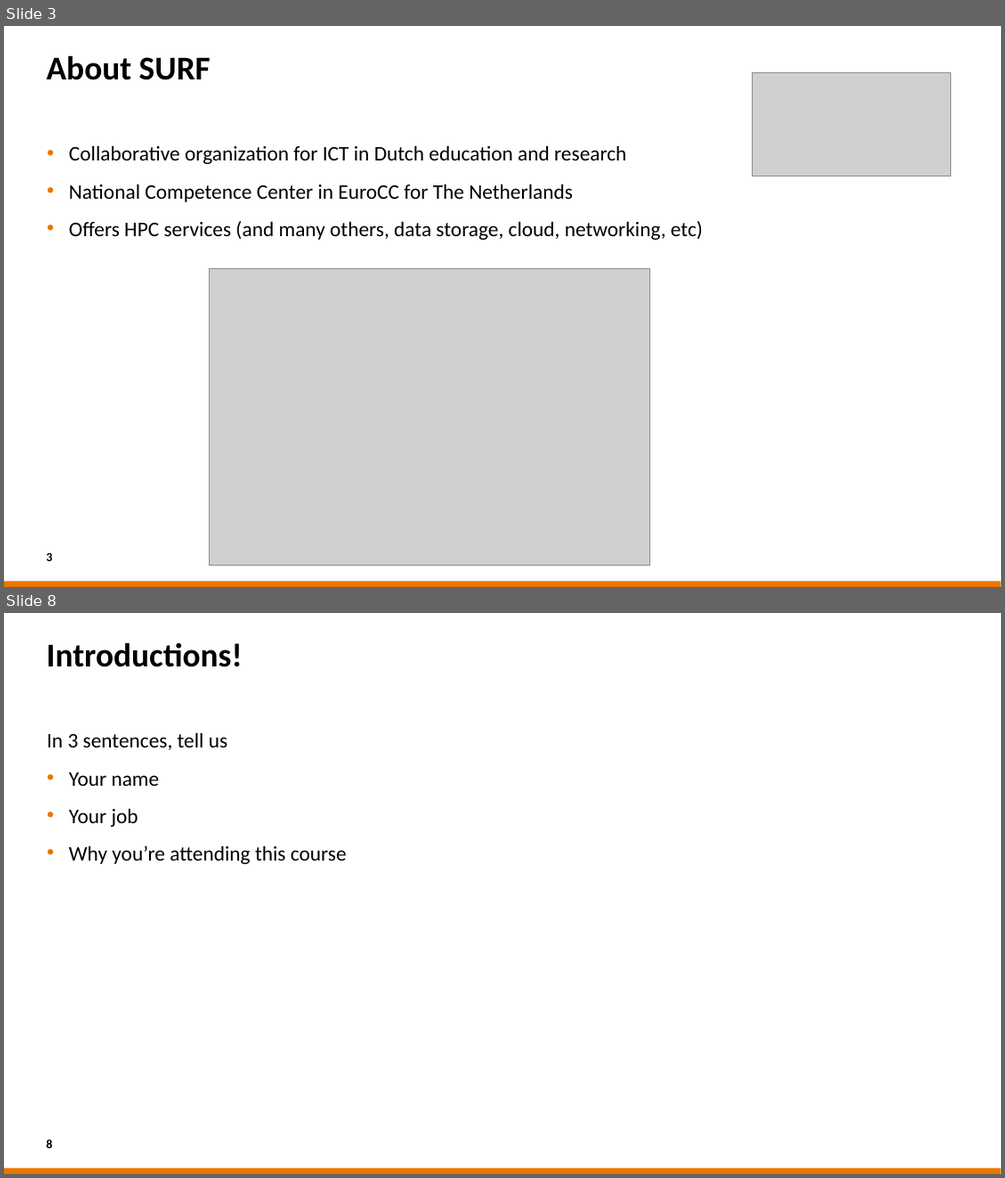
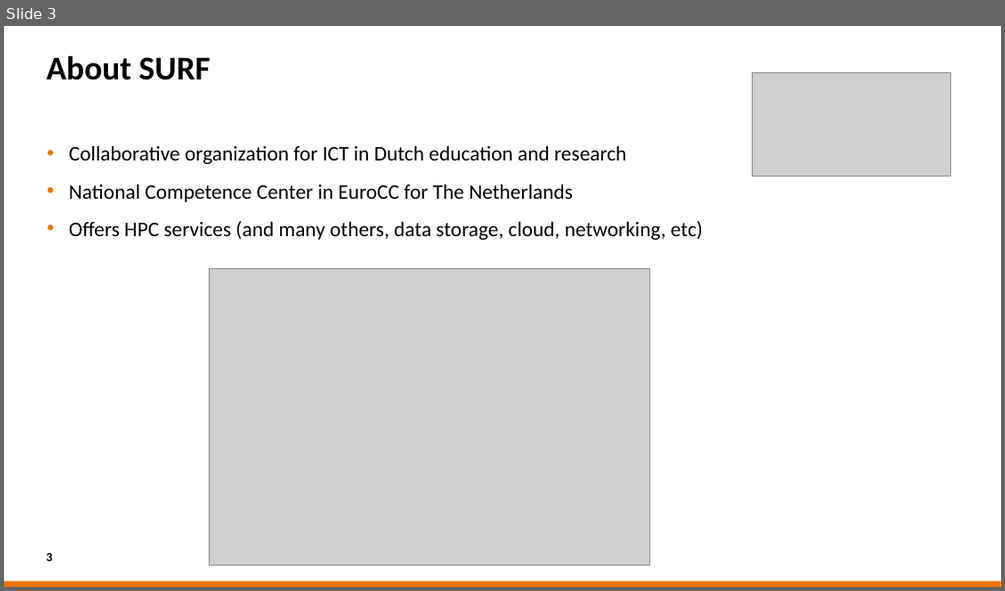
Before and after one commit to sara-nl/HPML-course-materials, a slide deck: Day1/slides/EuroHPC_HPML_welcome.pptx. Shown one above the other, each under a label of ours: slides 3 and 8 before the commit, slide 3 after it; the slides between them are not shown. The pictures are 1005x1178 and 1005x591 pixels, drawn with LibreOffice and Linux fonts; fonts in the diff are those of the drawing; grey boxes stand for pictures; background and template pictures are left out. Boxes give left, top, right and bottom in pixels: in the first picture for what was removed or moved away, otherwise in the second. Text is boxed around its words. In the diff, an @@ line names an element or a change of style, - is before the commit and + after.

```diff
--- a/Day1/slides/EuroHPC_HPML_welcome.pptx
+++ b/Day1/slides/EuroHPC_HPML_welcome.pptx
@@ slide 8 removed at [4,613,1001,1174], background #FFFFFF; not listed: 1 template element that a slide beside it also shows @@
@@ title removed at [47,642,243,667] @@
-Introductions!
@@ text removed at [47,732,347,864] @@
-In 3 sentences, tell us
-• Your name
-• Your job
-• Why you’re attending this course
@@ page number removed at [46,1139,52,1148] @@
-8
```
Also in this commit, not shown: 4 slides changed, 1 slide added, 2 other slides removed, 1 other file.
